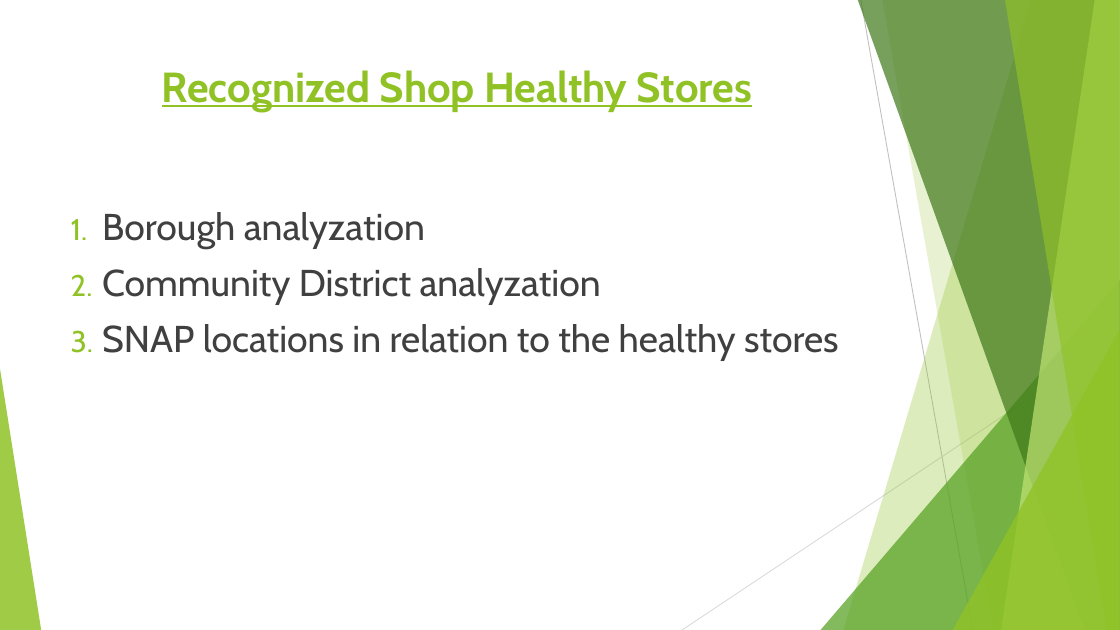
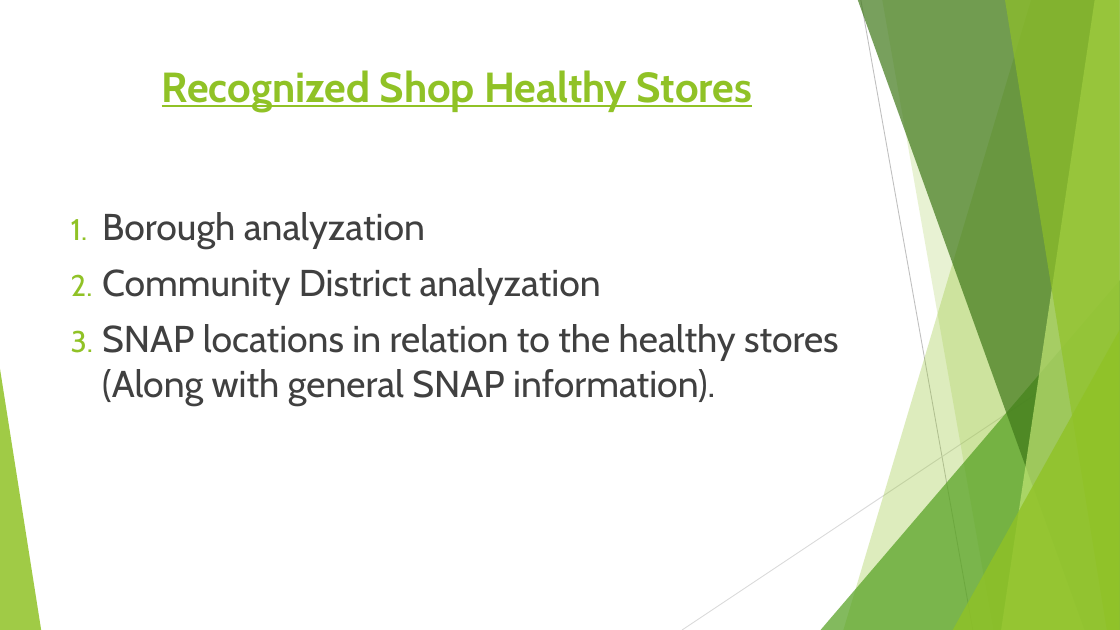
Before and after one commit to LJRollerII/NSS_Capstone_Project, a slide deck: slide 14 of presentation/Healthy_Food_Access_in_NYC.pptx. Drawn at 1120x630 pixels with LibreOffice and Linux fonts; fonts in the diff are those of the drawing. Boxes give left, top, right and bottom in pixels: in the first picture for what was removed or moved away, otherwise in the second. Text is boxed around its words. In the diff, an @@ line names an element or a change of style, - is before the commit and + after.

```diff
--- a/presentation/Healthy_Food_Access_in_NYC.pptx
+++ b/presentation/Healthy_Food_Access_in_NYC.pptx
@@ text at [102, 324, 838, 406]: text changed @@
-3. SNAP locations in relation to the healthy stores
+3. SNAP locations in relation to the healthy stores (Along with general SNAP information).
```
Also in this commit, not shown: 1 other slide changed, 1 slide added, 4 other files.
